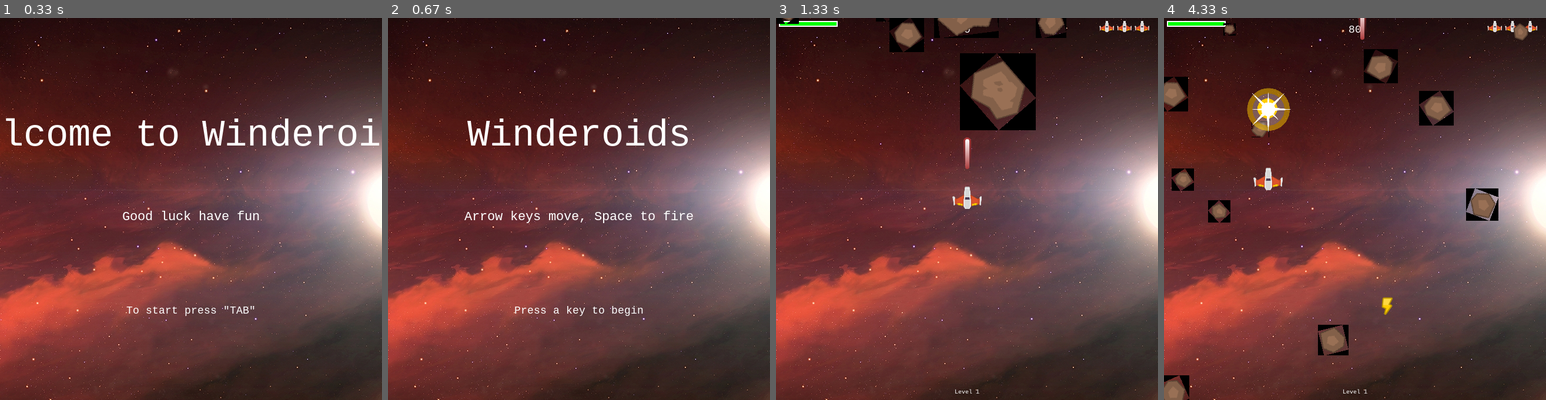
Above: before the commit, frames 1-4 (left to right).
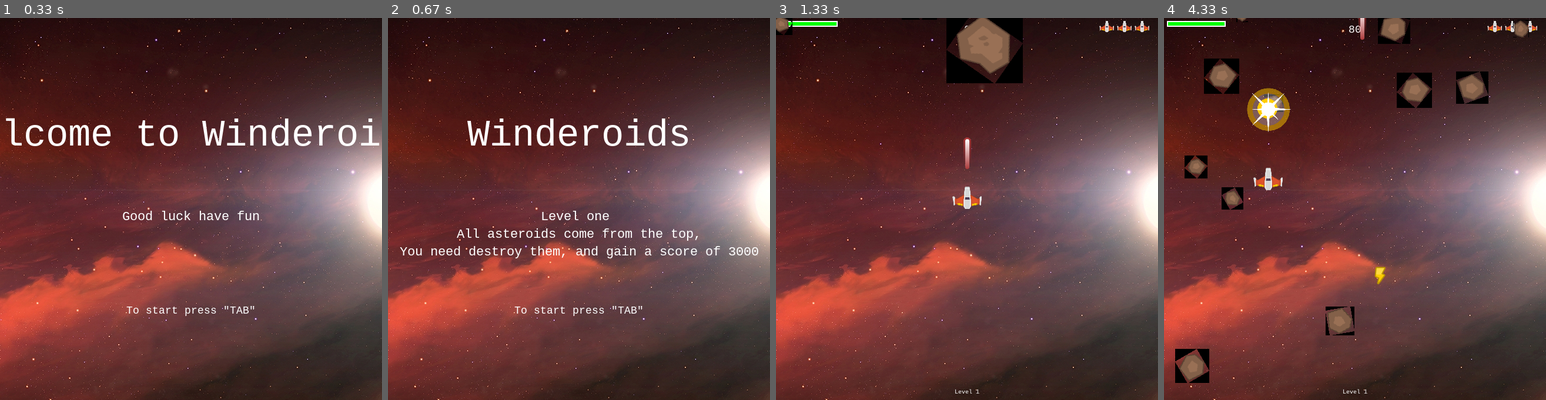
Above: after the commit, the same moments.

Repository: AleksGoodOmens/winderoids_pygame
Game: pygame game, started from winderoids.py
Same seed, same stepped clock (60 frames per second), same inputs: the game is played once before the commit and once after it.
Inputs:
- Up to frame 1 (0.33 s): no input
- Up to frame 2 (0.67 s): hold Tab from 0.33 s (still down)
- Up to frame 3 (1.33 s): release Tab at 0.8 s; tap Tab at 0.83 s; tap Space at 1.27 s
- Up to frame 4 (4.33 s): hold Right 1.6-2.07 s; tap Space at 1.67, 1.97, 2.17, 2.5, 2.8, 3, 3.3, 3.57, 3.9, 4.2 s; hold Up 2.1-2.4 s; hold Right 2.43-2.9 s; hold Left 2.93-3.47 s; hold Down 3.5-3.8 s; hold Left 3.83-4.23 s; hold Up from 4.27 s (still down)

Frame 1 is identical in both runs. In frame 2, 1.9% of the frame differs, in the area x 3-97%, y 50-78%; in frame 3, 6.3%; in frame 4, 8.1%, in the area x 0-96%, y 0-100%.

Commit message:
Update winderoids.py

Diff:
--- a/winderoids.py
+++ b/winderoids.py
@@ -69,6 +69,7 @@
         mobs.add(m)
 
     def show_start_screen ():
+        print(show_start_screen)
         screen.blit(background, background_rect)
         draw_text(screen, "Welcome to Winderoids", 64, WIDTH / 2, HEIGHT / 4)
         draw_text(screen, "Good luck have fun", 22,
@@ -94,6 +95,9 @@
                 WIDTH / 2, HEIGHT / 2)
         draw_text(screen, "Press a key to begin", 18, WIDTH / 2, HEIGHT * 3 / 4)
         pygame.display.flip()
+        keys = pygame.key.get_pressed()
+        if keys[pygame.K_TAB]:
+            show_level_1()
         waiting = True
         while waiting:
             clock.tick(FPS)
@@ -184,13 +188,13 @@
             self.rect.y += self.speedy
             if self.rect.right > WIDTH:
                 self.rect.right = WIDTH
-                print(self.rect.right)
+
             if self.rect.left < 0:
                 self.rect.left = 0
-                print(self.rect.left)
+
             if self.rect.top >= HEIGHT:
                 self.rect.top = HEIGHT
-                print(self.rect.top)
+
             if self.rect.bottom <= 0:
                 self.rect.bottom = 0
 
@@ -401,7 +405,7 @@
         expl_sounds.append(pygame.mixer.Sound(path.join(voice_dir, voice)))
 
     pygame.mixer.music.load(path.join(voice_dir, '1.mp3'))
-    pygame.mixer.music.set_volume(0.4 )
+    pygame.mixer.music.set_volume(0 )
     pygame.mixer.music.play(loops=-1)
 
 
